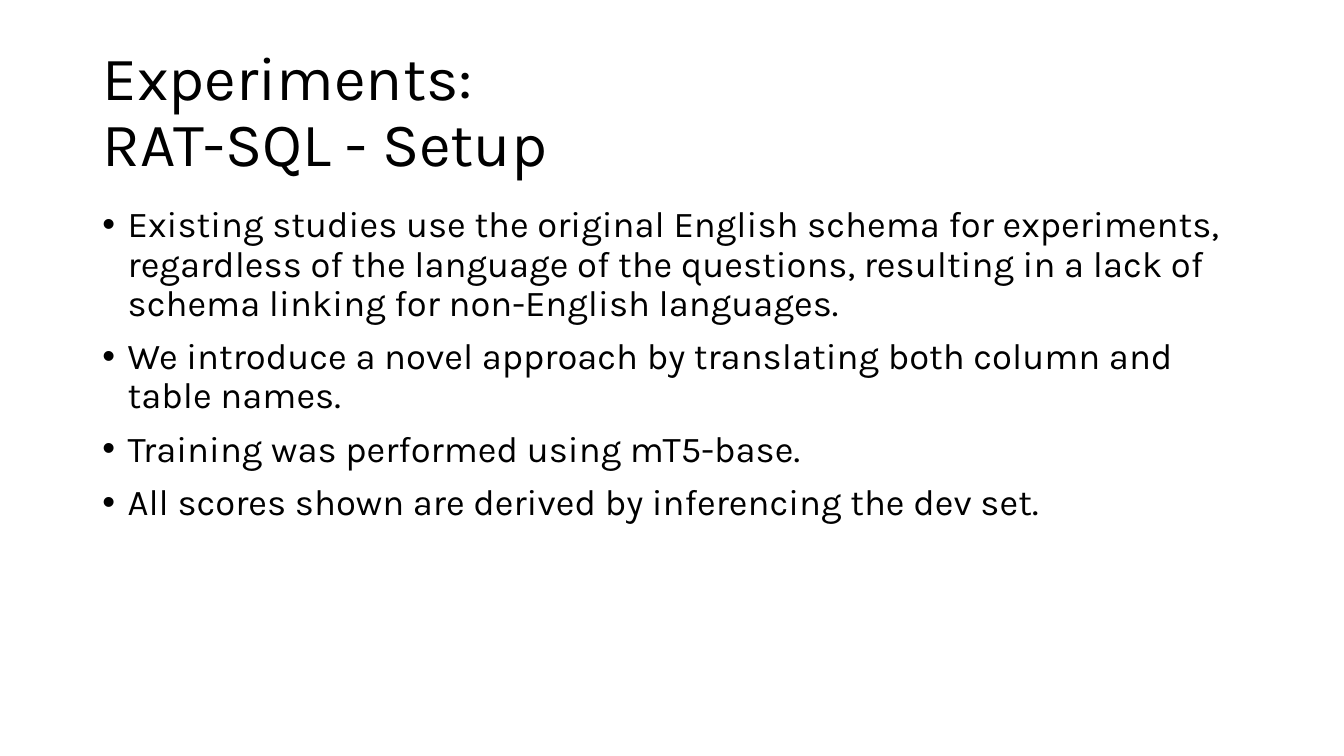
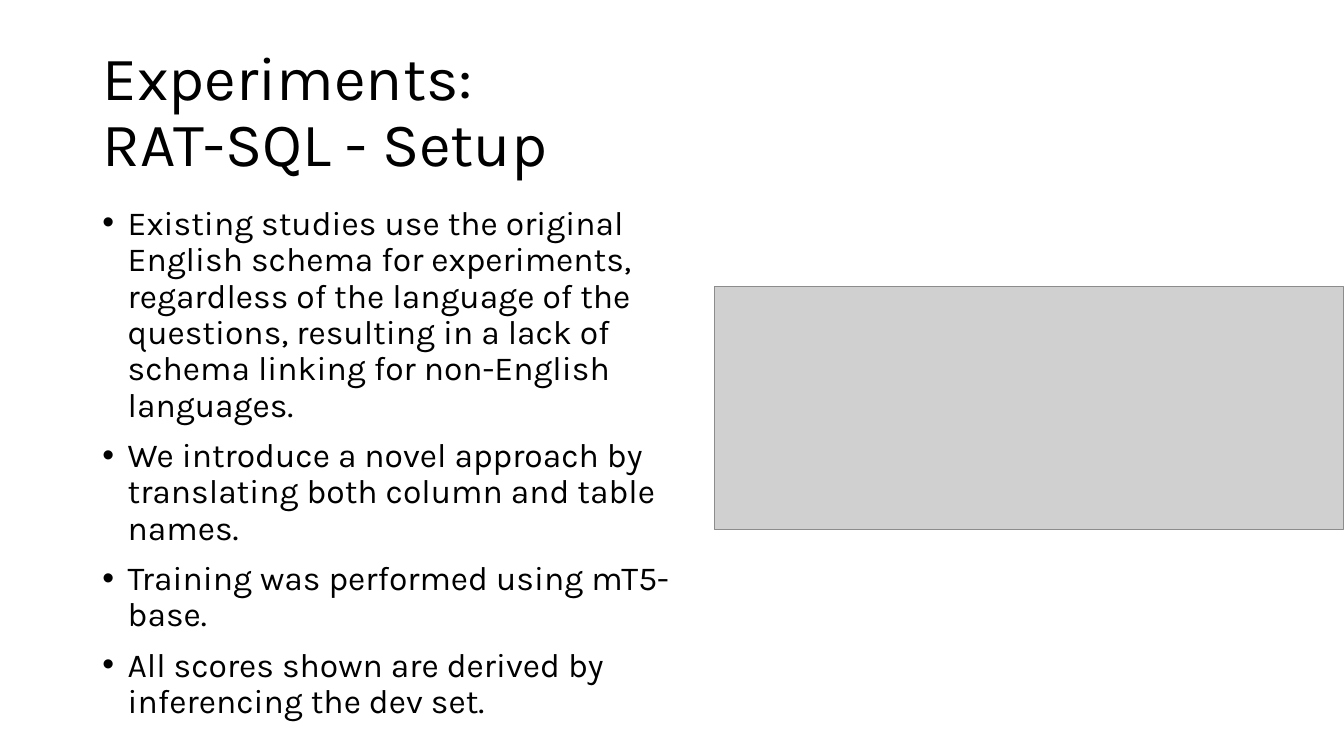
Before and after one commit to giannisfourfouris/Database-Systems, a slide deck: slide 12 of Presentation/GreekSpider_Presentation.pptx. Drawn at 1344x756 pixels with LibreOffice and Linux fonts; fonts in the diff are those of the drawing; grey boxes stand for pictures. Boxes give left, top, right and bottom in pixels: in the first picture for what was removed or moved away, otherwise in the second. Text is boxed around its words. In the diff, an @@ line names an element or a change of style, - is before the commit and + after.

```diff
--- a/Presentation/GreekSpider_Presentation.pptx
+++ b/Presentation/GreekSpider_Presentation.pptx
@@ text "Existing studies use the original ..." at (x1=128, y1=212, x2=669, y2=686): size 26 to 24.1 pt @@
@@ picture added at (x1=714, y1=286, x2=1344, y2=529) @@
```
Also in this commit, not shown: 1 other slide changed.
